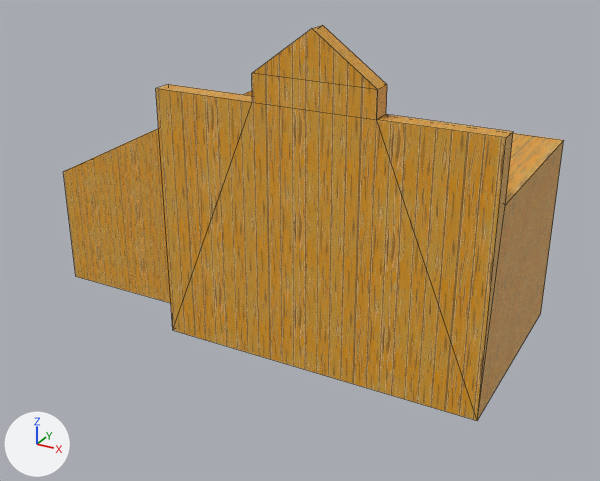
One commit to the FBX model Asset/Model/SM_13.fbx: the scene before it, then after it.
Camera for both pictures: a 50 mm camera at (10.8, -23.5, 14.7) aimed at (-1.7, -0.8, 3.3). Lighting does not change. The marker at lower left points along +X, +Y and +Z. The picture after the commit comes second. Mesh edges are drawn as thin lines. Where no turn or scale is listed for an object, it has been applied to the vertices.
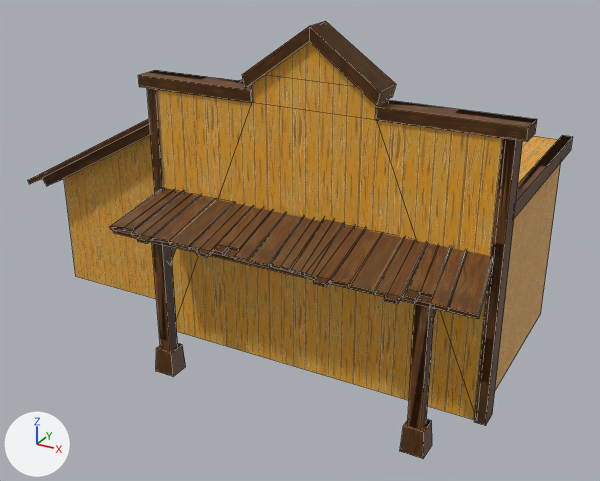
Where the newer file only moved an object's origin or applied its transform, the numbers keep the older frame.

Edits to the bpy script that builds the scene:
```text
Add img_wood_trim_3_basecolor_png:
    img_wood_trim_3_basecolor_png = load_image('wood_trim_3_BaseColor.png', '../Texture/wood_trim_3_BaseColor.png', 2048, 2048, 'sRGB')
Add mat_wood_trim3:
    mat_wood_trim3 = principled_material('wood_trim3')
    mat_wood_trim3.base_color = (0.8, 0.8, 0.8)  # white #e7e7e7
Add mat_wood_trim3_001:
    mat_wood_trim3_001 = principled_material('wood_trim3.001')
    mat_wood_trim3_001.texture = img_wood_trim_3_basecolor_png
Add me_cube_173:
    me_cube_173.from_pydata(...)  # 372 vertices, 293 faces; spans x -12.3..6.1, y -5.7..4.5, z -0.3..11.0
    me_cube_173.materials.append(mat_wood_trim3)  # its picture is missing
Add me_cube_001:
    me_cube_001.from_pydata(...)  # 372 vertices, 293 faces; spans x -12.3..6.1, y -5.7..4.5, z -0.3..11.0
    me_cube_001.materials.append(mat_wood_trim3_001)  # picture img_wood_trim_3_basecolor_png
Add ob_cube_089:
    ob_cube_089 = bpy.data.objects.new('Cube.089', me_cube_173)
    ob_cube_089.location = (0.0, 0.0, 0.0)
Add ob_cube_001:
    ob_cube_001 = bpy.data.objects.new('Cube.001', me_cube_001)
    ob_cube_001.location = (0.0, 0.0, 0.0)
```

Changed parts and their boxes [x1, y1, x2, y2] in the pictures (600 x 481 px):
'Cube.001', added (brown): after [28, 21, 573, 459]
'Cube.089', added: after [112, 189, 494, 317]
